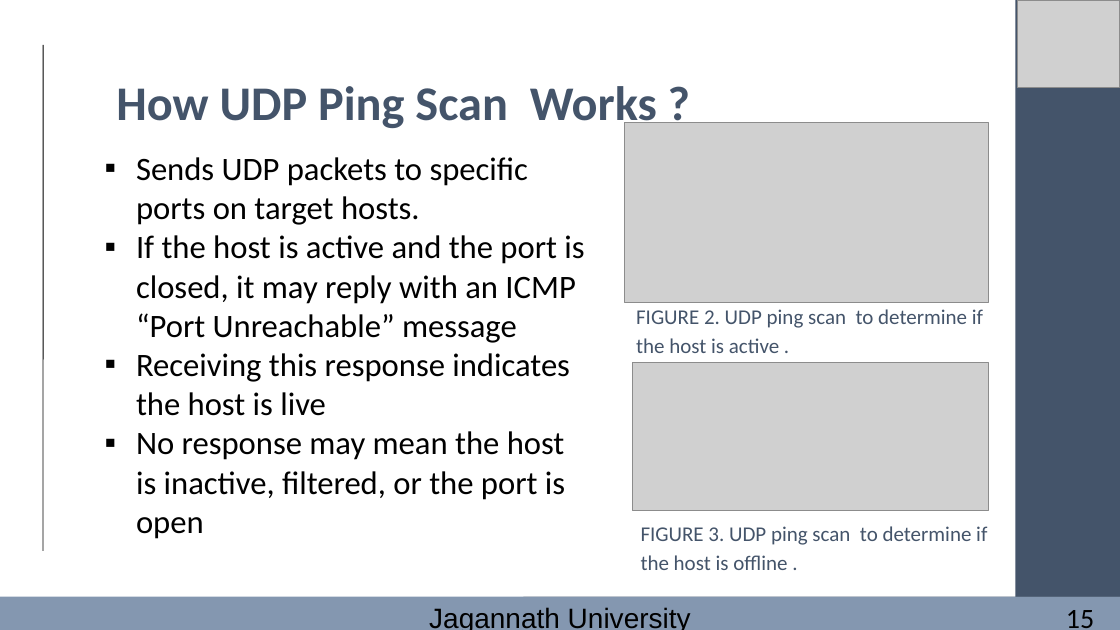
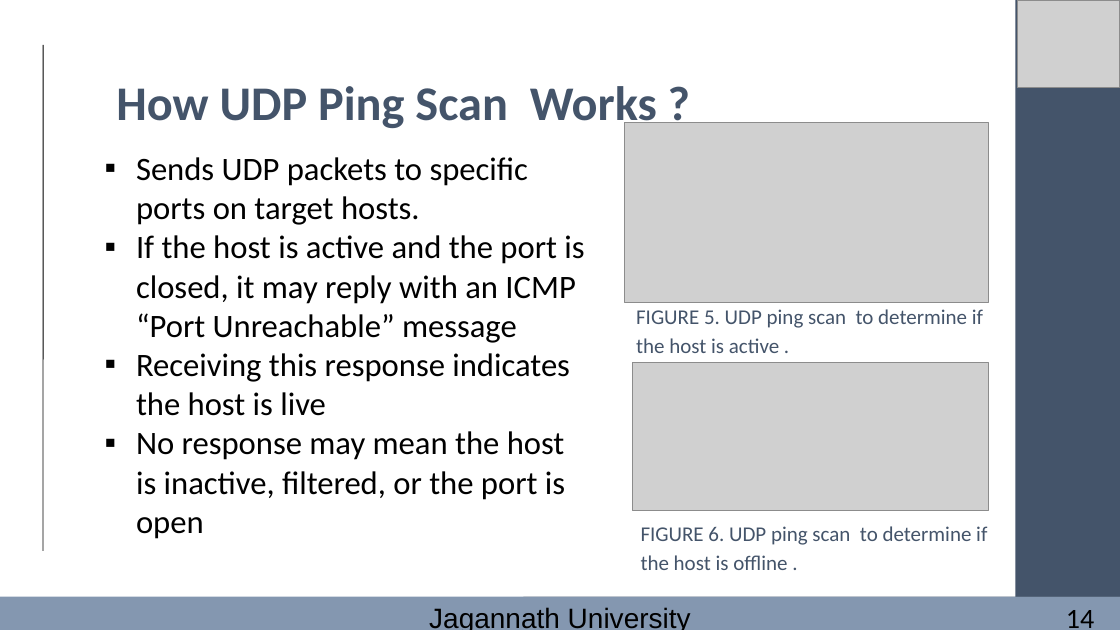
Before and after one commit to FarhanaSuci/MSc_JnU_PresentationSlides, a slide deck: slide 14 of Presentetion_EthicalHacking (1).pptx. Drawn at 1120x630 pixels with LibreOffice and Linux fonts; fonts in the diff are those of the drawing; grey boxes stand for pictures. Boxes give left, top, right and bottom in pixels: in the first picture for what was removed or moved away, otherwise in the second. Text is boxed around its words. In the diff, an @@ line names an element or a change of style, - is before the commit and + after.

```diff
--- a/Presentetion_EthicalHacking (1).pptx
+++ b/Presentetion_EthicalHacking (1).pptx
@@ text at (636, 309, 983, 353): text changed @@
-FIGURE 2. UDP ping scan to determine if the host is active .
+FIGURE 5. UDP ping scan to determine if the host is active .
@@ text at (641, 526, 987, 570): text changed @@
-FIGURE 3. UDP ping scan to determine if the host is offline .
+FIGURE 6. UDP ping scan to determine if the host is offline .
@@ text at (1066, 610, 1094, 628): text changed @@
-15
+14
```
Also in this commit, not shown: 30 other slides changed.
